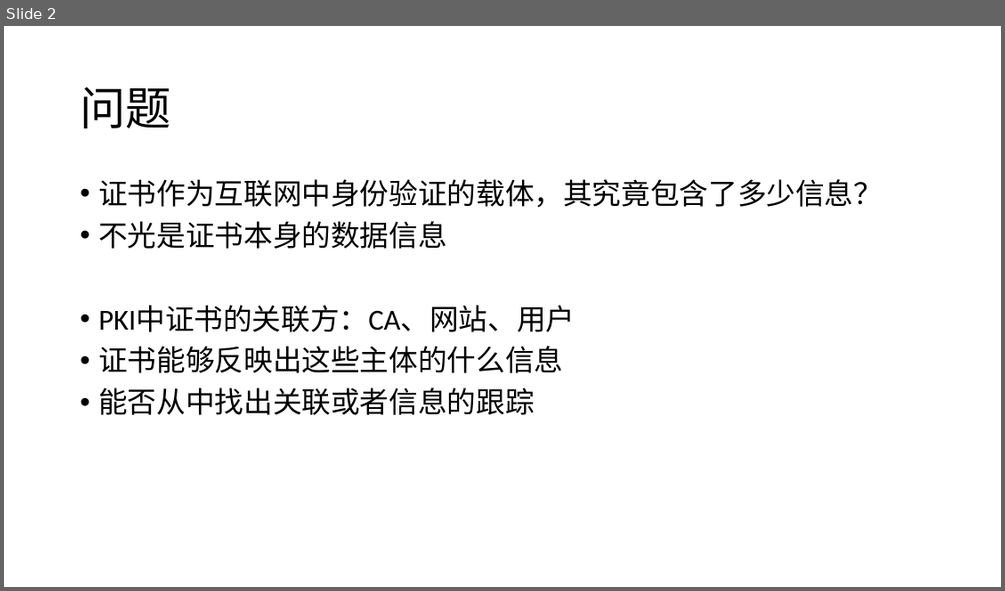
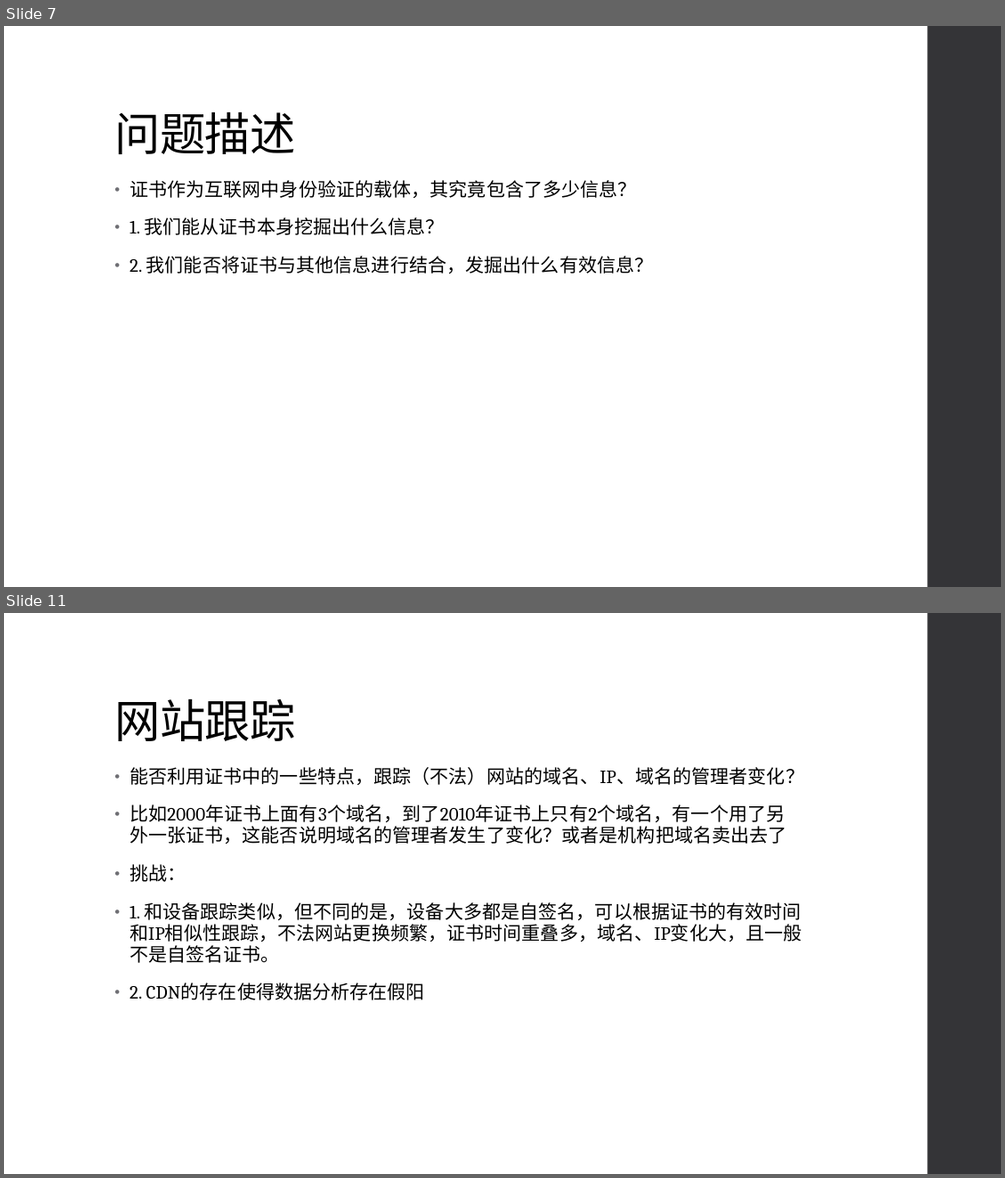
Before and after one commit to netsyscode/SSL-TLS-Certificate, a slide deck: 研究问题思考.pptx. Shown one above the other, each under a label of ours: slide 2 before the commit, slides 7 and 11 after it; the slides between them are not shown. The pictures are 1005x591 and 1005x1178 pixels, drawn with LibreOffice and Linux fonts; fonts in the diff are those of the drawing. Boxes give left, top, right and bottom in pixels: in the first picture for what was removed or moved away, otherwise in the second. Text is boxed around its words. In the diff, an @@ line names an element or a change of style, - is before the commit and + after.

```diff
--- a/研究问题思考.pptx
+++ b/研究问题思考.pptx
@@ slide 11 added at (4, 613, 1001, 1174), background #FFFFFF; not listed: 1 template element that a slide beside it also shows @@
@@ title added at (114, 698, 296, 741), 44 pt, text #000000 @@
+网站跟踪
@@ text added at (129, 767, 804, 1000), 18 pt, text #000000 @@
+• 能否利用证书中的一些特点，跟踪（不法）网站的域名、IP、域名的管理者变化？
+• 比如2000年证书上面有3个域名，到了2010年证书上只有2个域名，有一个用了另外一张证书，这能否说明域名的管理者发生了变化？或者是机构把域名卖出去了
+• 挑战：
+• 1. 和设备跟踪类似，但不同的是，设备大多都是自签名，可以根据证书的有效时间和IP相似性跟踪，不法网站更换频繁，证书时间重叠多，域名、IP变化大，且一般不是自签名证书。
+• 2. CDN的存在使得数据分析存在假阳
@@ what was slide 2 is now slide 7 @@
@@ slide 7 changed as well @@
@@ rectangle added at (928, 26, 1001, 587), fill #353537 @@
@@ title "问题描述" at (114, 112, 296, 154): vertical alignment middle to bottom @@
@@ title at (114, 112, 296, 154): text changed; font Calibri to Cambria @@
-问题
+问题描述
@@ text "证书作为互联网中身份验证的载体，其究竟包含了多少信息？": place and size @@
-text "证书作为互联网中身份验证的载体，其究竟包含了多少信息？" at (98, 179, 882, 415)
+text "证书作为互联网中身份验证的载体，其究竟包含了多少信息？" at (129, 180, 654, 273)
@@ text at (129, 180, 637, 198): size 28 to 18 pt, font Calibri to Cambria, letter spacing 0 to 0.1 pt in "证书作为互联网中身份验证的载体，其究竟包含了多少信息？"; indent changed; line spacing 0.9 to 0.95; more space between paragraphs @@
@@ text at (129, 217, 654, 273): text changed; size 28 to 18 pt; font Calibri to Cambria @@
-• 不光是证书本身的数据信息
-• PKI中证书的关联方：CA、网站、用户
-• 证书能够反映出这些主体的什么信息
-• 能否从中找出关联或者信息的跟踪
+• 1. 我们能从证书本身挖掘出什么信息？
+• 2. 我们能否将证书与其他信息进行结合，发掘出什么有效信息？
```
Also in this commit, not shown: 1 other slide changed, 12 other slides added, 1 slide removed.
